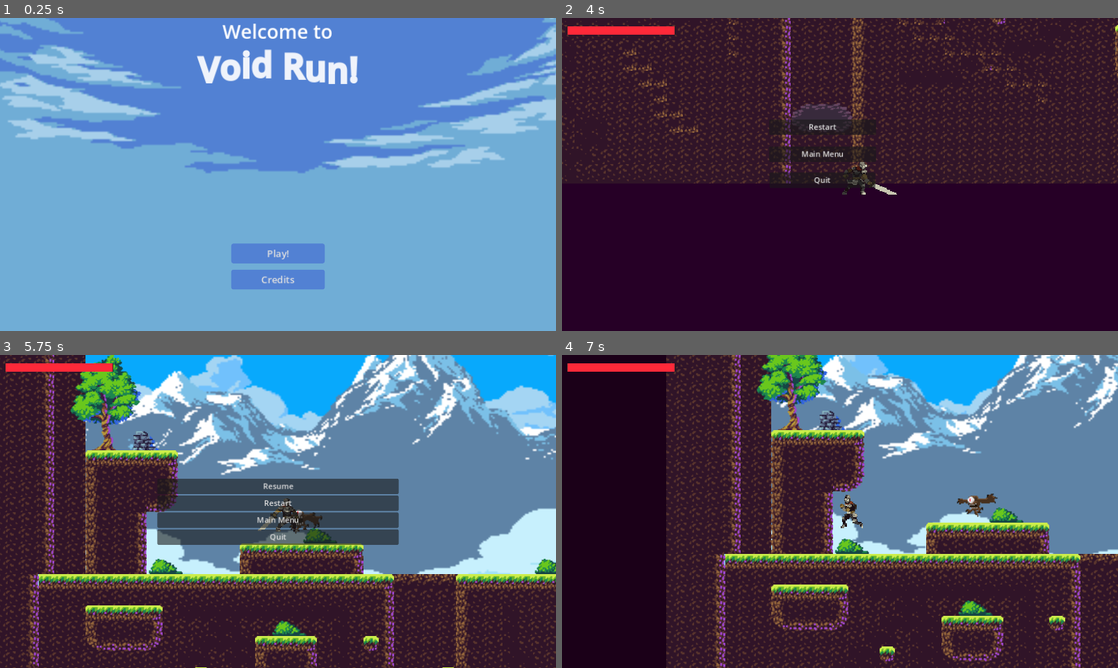
Above: before the commit, frames 1-4 (two rows, left to right).
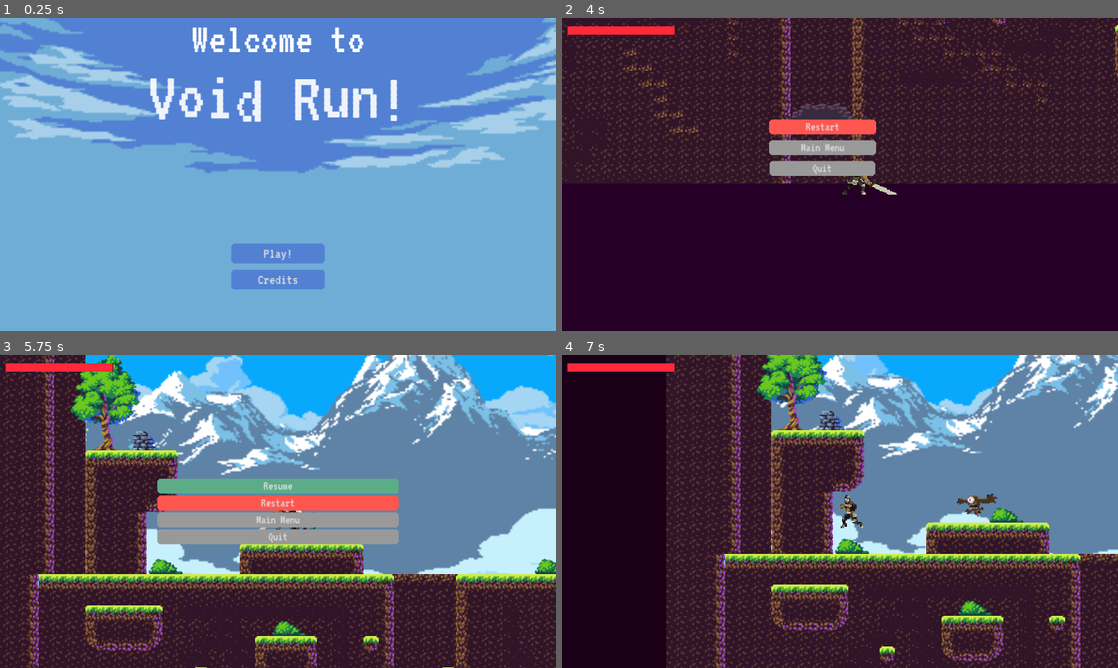
Above: after the commit, the same moments.

Repository: timowenz/stormbringer-trials
Game: Godot game, scene res://scenes/Menu.tscn
Two runs of this game, one before a commit and one after it. Both use one fixed random seed, a clock stepped at 60 frames per second and the inputs below.
Inputs:
- Up to frame 1 (0.25 s): no input
- Up to frame 2 (4 s): click "Play!" at 0.5 s; tap Enter (ui_accept) at 1.25, 1.52, 2.27, 3.77 s; hold Right (ui_right) 1.28-2.78 s; tap Q (attack) at 1.35, 3.6 s; tap W (attack2) at 2.1 s; hold Left (ui_left) 2.78-3.53 s; tap Down (crouch) at 2.85 s; hold Right (ui_right) from 3.53 s (still down)
- Up to frame 3 (5.75 s): release Right (ui_right) at 4.25 s; click "Restart" at 4.25 s; hold Right (ui_right) from 5.03 s (still down); tap W (attack2) at 5.1 s; tap Enter (ui_accept) at 5.27 s; tap P (pause) at 5.65 s
- Up to frame 4 (7 s): release Right (ui_right) at 5.75 s; click "Restart" at 5.75 s; hold Left (ui_left) from 6.53 s (still down); tap Down (crouch) at 6.6 s; tap Enter (ui_accept) at 6.77 s

The runs differ from the first frame. In frame 1, 5.0% of the frame differs, in the area x 27-72%, y 1-87%; in frame 2, 3.1%; in frame 3, 8.6%, in the area x 28-72%, y 39-61%; in frame 4, nothing differs.

Commit message:
feat: new font, new menu design

Diff:
--- a/scenes/GameOver.tscn
+++ b/scenes/GameOver.tscn
@@ -1,4 +1,74 @@
-[gd_scene format=3 uid="uid://b0vo331jnx4uy"]
+[gd_scene load_steps=11 format=3 uid="uid://b0vo331jnx4uy"]
+
+[ext_resource type="FontFile" uid="uid://dcb0ubutt01q4" path="res://assets/fonts/VT323 font/VT323-Regular.ttf" id="1_ngah3"]
+
+[sub_resource type="StyleBoxFlat" id="StyleBoxFlat_t4emn"]
+bg_color = Color(1, 0.337255, 0.313726, 1)
+corner_radius_top_left = 5
+corner_radius_top_right = 5
+corner_radius_bottom_right = 5
+corner_radius_bottom_left = 5
+corner_detail = 1
+
+[sub_resource type="StyleBoxFlat" id="StyleBoxFlat_xgnok"]
+bg_color = Color(1, 0.576471, 0.533333, 1)
+corner_radius_top_left = 5
+corner_radius_top_right = 5
+corner_radius_bottom_right = 5
+corner_radius_bottom_left = 5
+corner_detail = 1
+
+[sub_resource type="StyleBoxFlat" id="StyleBoxFlat_qrvw2"]
+bg_color = Color(1, 0.341176, 0.313726, 1)
+corner_radius_top_left = 5
+corner_radius_top_right = 5
+corner_radius_bottom_right = 5
+corner_radius_bottom_left = 5
+corner_detail = 1
+
+[sub_resource type="StyleBoxFlat" id="StyleBoxFlat_yar54"]
+corner_radius_top_left = 5
+corner_radius_top_right = 5
+corner_radius_bottom_right = 5
+corner_radius_bottom_left = 5
+corner_detail = 1
+
+[sub_resource type="StyleBoxFlat" id="StyleBoxFlat_l5wal"]
+bg_color = Color(0.686275, 0.686275, 0.686275, 1)
+corner_radius_top_left = 5
+corner_radius_top_right = 5
+corner_radius_bottom_right = 5
+corner_radius_bottom_left = 5
+corner_detail = 1
+
+[sub_resource type="StyleBoxFlat" id="StyleBoxFlat_s7tgd"]
+corner_radius_top_left = 5
+corner_radius_top_right = 5
+corner_radius_bottom_right = 5
+corner_radius_bottom_left = 5
+corner_detail = 1
+
+[sub_resource type="StyleBoxFlat" id="StyleBoxFlat_c0yqf"]
+corner_radius_top_left = 5
+corner_radius_top_right = 5
+corner_radius_bottom_right = 5
+corner_radius_bottom_left = 5
+corner_detail = 1
+
+[sub_resource type="StyleBoxFlat" id="StyleBoxFlat_8w65s"]
+bg_color = Color(0.686275, 0.686275, 0.686275, 1)
+corner_radius_top_left = 5
+corner_radius_top_right = 5
+corner_radius_bottom_right = 5
+corner_radius_bottom_left = 5
+corner_detail = 1
+
+[sub_resource type="StyleBoxFlat" id="StyleBoxFlat_84wo0"]
+corner_radius_top_left = 5
+corner_radius_top_right = 5
+corner_radius_bottom_right = 5
+corner_radius_bottom_left = 5
+corner_detail = 1
 
 [node name="CanvasLayer" type="CanvasLayer"]
 
@@ -7,23 +77,38 @@
 offset_top = 210.0
 offset_right = 651.0
 offset_bottom = 241.0
+theme_override_fonts/font = ExtResource("1_ngah3")
+theme_override_font_sizes/font_size = 25
+theme_override_styles/normal = SubResource("StyleBoxFlat_t4emn")
+theme_override_styles/hover = SubResource("StyleBoxFlat_xgnok")
+theme_override_styles/pressed = SubResource("StyleBoxFlat_qrvw2")
 text = "Restart
 "
 
 [node name="MainMenu" type="Button" parent="."]
 offset_left = 429.0
-offset_top = 266.0
+offset_top = 253.0
 offset_right = 651.0
-offset_bottom = 297.0
+offset_bottom = 284.0
+theme_override_fonts/font = ExtResource("1_ngah3")
+theme_override_font_sizes/font_size = 25
+theme_override_styles/normal = SubResource("StyleBoxFlat_yar54")
+theme_override_styles/hover = SubResource("StyleBoxFlat_l5wal")
+theme_override_styles/pressed = SubResource("StyleBoxFlat_s7tgd")
 text = "Main Menu
 "
 
 [node name="Quit" type="Button" parent="."]
 offset_left = 430.0
-offset_top = 320.0
+offset_top = 296.0
 offset_right = 649.0
-offset_bottom = 351.0
+offset_bottom = 327.0
 size_flags_horizontal = 4
 size_flags_vertical = 4
+theme_override_fonts/font = ExtResource("1_ngah3")
+theme_override_font_sizes/font_size = 25
+theme_override_styles/normal = SubResource("StyleBoxFlat_c0yqf")
+theme_override_styles/hover = SubResource("StyleBoxFlat_8w65s")
+theme_override_styles/pressed = SubResource("StyleBoxFlat_84wo0")
 text = "Quit
 "
--- a/scenes/Menu.tscn
+++ b/scenes/Menu.tscn
@@ -1,7 +1,8 @@
-[gd_scene load_steps=13 format=3 uid="uid://g851gkjp4fxq"]
+[gd_scene load_steps=14 format=3 uid="uid://g851gkjp4fxq"]
 
 [ext_resource type="Texture2D" uid="uid://dwd8xv8npm6gv" path="res://assets/tileset/BG1.png" id="1_uq56c"]
 [ext_resource type="Script" path="res://scripts/Menu.gd" id="1_y5dmf"]
+[ext_resource type="FontFile" uid="uid://dcb0ubutt01q4" path="res://assets/fonts/VT323 font/VT323-Regular.ttf" id="3_1hjbe"]
 [ext_resource type="AudioStream" uid="uid://hkm203sc233e" path="res://assets/music/Platformer Music 8-bit Arcade Mode.mp3" id="3_qoq06"]
 
 [sub_resource type="StyleBoxFlat" id="StyleBoxFlat_c6xwg"]
@@ -10,6 +11,7 @@
 corner_radius_top_right = 5
 corner_radius_bottom_right = 5
 corner_radius_bottom_left = 5
+corner_detail = 1
 
 [sub_resource type="StyleBoxFlat" id="StyleBoxFlat_j0xdm"]
 bg_color = Color(0.413201, 0.585919, 0.884277, 1)
@@ -17,6 +19,7 @@
 corner_radius_top_right = 5
 corner_radius_bottom_right = 5
 corner_radius_bottom_left = 5
+corner_detail = 1
 
 [sub_resource type="StyleBoxFlat" id="StyleBoxFlat_kkxfi"]
 bg_color = Color(0.321569, 0.505882, 0.827451, 1)
@@ -24,6 +27,7 @@
 corner_radius_top_right = 5
 corner_radius_bottom_right = 5
 corner_radius_bottom_left = 5
+corner_detail = 1
 
 [sub_resource type="StyleBoxFlat" id="StyleBoxFlat_1mmtq"]
 bg_color = Color(0.411765, 0.584314, 0.882353, 1)
@@ -31,6 +35,7 @@
 corner_radius_top_right = 5
 corner_radius_bottom_right = 5
 corner_radius_bottom_left = 5
+corner_detail = 1
 
 [sub_resource type="StyleBoxFlat" id="StyleBoxFlat_7wrxo"]
 bg_color = Color(0.321569, 0.505882, 0.827451, 1)
@@ -38,6 +43,7 @@
 corner_radius_top_right = 5
 corner_radius_bottom_right = 5
 corner_radius_bottom_left = 5
+corner_detail = 1
 
 [sub_resource type="StyleBoxFlat" id="StyleBoxFlat_1qdgf"]
 bg_color = Color(0.654902, 0.811765, 0.917647, 1)
@@ -45,6 +51,7 @@
 corner_radius_top_right = 5
 corner_radius_bottom_right = 5
 corner_radius_bottom_left = 5
+corner_detail = 1
 
 [sub_resource type="StyleBoxFlat" id="StyleBoxFlat_f3m5n"]
 bg_color = Color(1, 0, 0, 1)
@@ -52,6 +59,7 @@
 corner_radius_top_right = 5
 corner_radius_bottom_right = 5
 corner_radius_bottom_left = 5
+corner_detail = 1
 
 [sub_resource type="StyleBoxFlat" id="StyleBoxFlat_lh8o3"]
 bg_color = Color(1, 0.434811, 0.36614, 1)
@@ -59,6 +67,7 @@
 corner_radius_top_right = 5
 corner_radius_bottom_right = 5
 corner_radius_bottom_left = 5
+corner_detail = 1
 
 [sub_resource type="StyleBoxFlat" id="StyleBoxFlat_wmnjn"]
 bg_color = Color(1, 0, 0, 1)
@@ -66,6 +75,7 @@
 corner_radius_top_right = 5
 corner_radius_bottom_right = 5
 corner_radius_bottom_left = 5
+corner_detail = 1
 
 [node name="Menu" type="Control"]
 layout_mode = 3
@@ -93,15 +103,19 @@
 
 [node name="RichTextLabel" type="RichTextLabel" parent="TopControl"]
 layout_mode = 1
-anchors_preset = 15
-anchor_right = 1.0
-anchor_bottom = 1.0
-grow_horizontal = 2
-grow_vertical = 2
-theme_override_font_sizes/normal_font_size = 40
+anchors_preset = -1
+anchor_left = -0.347727
+anchor_top = -0.0105263
+anchor_right = 1.34773
+anchor_bottom = 1.52632
+grow_horizontal = 2
+grow_vertical = 2
+theme_override_fonts/normal_font = ExtResource("3_1hjbe")
+theme_override_fonts/bold_font = ExtResource("3_1hjbe")
+theme_override_font_sizes/normal_font_size = 90
 bbcode_enabled = true
 text = "[center]Welcome to
-[b][font_size=70][pulse freq=1][wave amp=60]Void Run![/wave][/pulse][/font_size][/b][/center]
+[b][font_size=150][pulse freq=1][wave amp=60]Void Run![/wave][/pulse][/font_size][/b][/center]
 "
 metadata/_edit_use_anchors_ = true
 
@@ -129,7 +143,8 @@
 offset_bottom = 102.0
 grow_horizontal = 2
 theme_override_constants/icon_max_width = 30
-theme_override_font_sizes/font_size = 20
+theme_override_fonts/font = ExtResource("3_1hjbe")
+theme_override_font_sizes/font_size = 30
 theme_override_styles/normal = SubResource("StyleBoxFlat_c6xwg")
 theme_override_styles/hover = SubResource("StyleBoxFlat_j0xdm")
 theme_override_styles/pressed = SubResource("StyleBoxFlat_kkxfi")
@@ -146,7 +161,8 @@
 offset_bottom = 156.0
 grow_horizontal = 2
 theme_override_constants/icon_max_width = 30
-theme_override_font_sizes/font_size = 20
+theme_override_fonts/font = ExtResource("3_1hjbe")
+theme_override_font_sizes/font_size = 30
 theme_override_styles/normal = SubResource("StyleBoxFlat_c6xwg")
 theme_override_styles/hover = SubResource("StyleBoxFlat_1mmtq")
 theme_override_styles/pressed = SubResource("StyleBoxFlat_7wrxo")
@@ -169,17 +185,18 @@
 [node name="CloseButton" type="Button" parent="CreditSheet"]
 layout_mode = 1
 anchors_preset = -1
-anchor_left = 0.870518
-anchor_top = 0.0394737
-anchor_right = 0.977092
-anchor_bottom = 0.107456
+anchor_left = 0.946833
+anchor_top = 0.0386473
+anchor_right = 0.979638
+anchor_bottom = 0.10628
 offset_left = 2.36034e-05
 grow_horizontal = 0
+theme_override_fonts/font = ExtResource("3_1hjbe")
 theme_override_font_sizes/font_size = 15
 theme_override_styles/normal = SubResource("StyleBoxFlat_f3m5n")
 theme_override_styles/hover = SubResource("StyleBoxFlat_lh8o3")
 theme_override_styles/pressed = SubResource("StyleBoxFlat_wmnjn")
-text = "Close"
+text = "X"
 metadata/_edit_use_anchors_ = true
 
 [node name="CreditsLabel" type="Label" parent="CreditSheet"]
@@ -188,6 +205,7 @@
 anchor_top = 0.0241228
 anchor_right = 0.108566
 anchor_bottom = 0.114035
+theme_override_fonts/font = ExtResource("3_1hjbe")
 theme_override_font_sizes/font_size = 30
 text = "CREDITS"
 metadata/_edit_use_anchors_ = true
@@ -203,13 +221,15 @@
 grow_horizontal = 2
 grow_vertical = 2
 theme_override_colors/default_color = Color(0.421731, 0.421731, 0.421731, 1)
+theme_override_fonts/normal_font = ExtResource("3_1hjbe")
+theme_override_font_sizes/normal_font_size = 20
 bbcode_enabled = true
 text = "- Tileset: [url]https://aamatniekss.itch.io/free-pixelart-tileset-cute-forest[/url]
 - Knight Asset: [url]https://aamatniekss.itch.io/fantasy-knight-free-pixelart-animated-character[/url]
 - Enemy Asset: [url]https://luizmelo.itch.io/monsters-creatures-fantasy[/url]
 - Boss Assets: [url]https://creativekind.itch.io/necromancer-free[/url] [url]https://creativekind.itch.io/nightborne-warrior[/url]
 - Music Assets: [url]https://pixabay.com/music/search/platformer/[/url]
-"
+- Font Asset: [url]https://fonts.google.com/specimen/VT323?preview.text=Hel[/url]"
 metadata/_edit_use_anchors_ = true
 
 [node name="MaintainersLabel" type="Label" parent="CreditSheet"]
@@ -220,6 +240,8 @@
 anchor_right = 0.671946
 anchor_bottom = 0.125604
 theme_override_colors/font_color = Color(0.423529, 0.423529, 0.423529, 1)
+theme_override_fonts/font = ExtResource("3_1hjbe")
+theme_override_font_sizes/font_size = 20
 text = "Maintainers: Slaven Dzinic & Timo Wenz"
 horizontal_alignment = 1
 vertical_alignment = 1
--- a/scenes/PauseScreen.tscn
+++ b/scenes/PauseScreen.tscn
@@ -1,4 +1,97 @@
-[gd_scene format=3 uid="uid://cmva44s7chgwy"]
+[gd_scene load_steps=14 format=3 uid="uid://cmva44s7chgwy"]
+
+[ext_resource type="FontFile" uid="uid://dcb0ubutt01q4" path="res://assets/fonts/VT323 font/VT323-Regular.ttf" id="1_v4oni"]
+
+[sub_resource type="StyleBoxFlat" id="StyleBoxFlat_0neds"]
+bg_color = Color(0.361412, 0.674163, 0.533592, 1)
+corner_radius_top_left = 5
+corner_radius_top_right = 5
+corner_radius_bottom_right = 5
+corner_radius_bottom_left = 5
+corner_detail = 1
+
+[sub_resource type="StyleBoxFlat" id="StyleBoxFlat_biees"]
+bg_color = Color(0.409083, 0.73694, 0.588013, 1)
+corner_radius_top_left = 5
+corner_radius_top_right = 5
+corner_radius_bottom_right = 5
+corner_radius_bottom_left = 5
+corner_detail = 1
+
+[sub_resource type="StyleBoxFlat" id="StyleBoxFlat_5plu7"]
+bg_color = Color(0.360784, 0.67451, 0.533333, 1)
+corner_radius_top_left = 5
+corner_radius_top_right = 5
+corner_radius_bottom_right = 5
+corner_radius_bottom_left = 5
+corner_detail = 1
+
+[sub_resource type="StyleBoxFlat" id="StyleBoxFlat_xlp7d"]
+bg_color = Color(1, 0.337255, 0.313726, 1)
+corner_radius_top_left = 5
+corner_radius_top_right = 5
+corner_radius_bottom_right = 5
+corner_radius_bottom_left = 5
+corner_detail = 1
+
+[sub_resource type="StyleBoxFlat" id="StyleBoxFlat_7erhu"]
+bg_color = Color(1, 0.576471, 0.533333, 1)
+corner_radius_top_left = 5
+corner_radius_top_right = 5
+corner_radius_bottom_right = 5
+corner_radius_bottom_left = 5
+corner_detail = 1
+
+[sub_resource type="StyleBoxFlat" id="StyleBoxFlat_y4beo"]
+bg_color = Color(1, 0.337255, 0.313726, 1)
+corner_radius_top_left = 5
+corner_radius_top_right = 5
+corner_radius_bottom_right = 5
+corner_radius_bottom_left = 5
+corner_detail = 1
+
+[sub_resource type="StyleBoxFlat" id="StyleBoxFlat_dq8wl"]
+corner_radius_top_left = 5
+corner_radius_top_right = 5
+corner_radius_bottom_right = 5
+corner_radius_bottom_left = 5
+corner_detail = 1
+
+[sub_resource type="StyleBoxFlat" id="StyleBoxFlat_b11fn"]
+bg_color = Color(0.686275, 0.686275, 0.686275, 1)
+corner_radius_top_left = 5
+corner_radius_top_right = 5
+corner_radius_bottom_right = 5
+corner_radius_bottom_left = 5
+corner_detail = 1
+
+[sub_resource type="StyleBoxFlat" id="StyleBoxFlat_y2wga"]
+corner_radius_top_left = 5
+corner_radius_top_right = 5
+corner_radius_bottom_right = 5
+corner_radius_bottom_left = 5
+corner_detail = 1
+
+[sub_resource type="StyleBoxFlat" id="StyleBoxFlat_2a4i3"]
+corner_radius_top_left = 5
+corner_radius_top_right = 5
+corner_radius_bottom_right = 5
+corner_radius_bottom_left = 5
+corner_detail = 1
+
+[sub_resource type="StyleBoxFlat" id="StyleBoxFlat_pkfh1"]
+corner_radius_top_left = 5
+corner_radius_top_right = 5
+corner_radius_bottom_right = 5
+corner_radius_bottom_left = 5
+corner_detail = 1
+
+[sub_resource type="StyleBoxFlat" id="StyleBoxFlat_rn7y6"]
+corner_radius_top_left = 5
+corner_radius_top_right = 5
+corner_radius_bottom_right = 5
+corner_radius_bottom_left = 5
+corner_detail = 1
 
 [node name="Pause" type="CanvasLayer"]
 
@@ -7,6 +100,11 @@
 offset_top = 256.0
 offset_right = 826.0
 offset_bottom = 287.0
+theme_override_fonts/font = ExtResource("1_v4oni")
+theme_override_font_sizes/font_size = 25
+theme_override_styles/normal = SubResource("StyleBoxFlat_0neds")
+theme_override_styles/hover = SubResource("StyleBoxFlat_biees")
+theme_override_styles/pressed = SubResource("StyleBoxFlat_5plu7")
 text = "Resume"
 
 [node name="Restart" type="Button" parent="."]
@@ -14,6 +112,11 @@
 offset_top = 291.0
 offset_right = 826.0
 offset_bottom = 322.0
+theme_override_fonts/font = ExtResource("1_v4oni")
+theme_override_font_sizes/font_size = 25
+theme_override_styles/normal = SubResource("StyleBoxFlat_xlp7d")
+theme_override_styles/hover = SubResource("StyleBoxFlat_7erhu")
+theme_override_styles/pressed = SubResource("StyleBoxFlat_y4beo")
 text = "Restart"
 
 [node name="MainMenu" type="Button" parent="."]
@@ -21,6 +124,11 @@
 offset_top = 326.0
 offset_right = 826.0
 offset_bottom = 357.0
+theme_override_fonts/font = ExtResource("1_v4oni")
+theme_override_font_sizes/font_size = 25
+theme_override_styles/normal = SubResource("StyleBoxFlat_dq8wl")
+theme_override_styles/hover = SubResource("StyleBoxFlat_b11fn")
+theme_override_styles/pressed = SubResource("StyleBoxFlat_y2wga")
 text = "Main Menu"
 
 [node name="Quit" type="Button" parent="."]
@@ -28,4 +136,9 @@
 offset_top = 361.0
 offset_right = 826.0
 offset_bottom = 392.0
+theme_override_fonts/font = ExtResource("1_v4oni")
+theme_override_font_sizes/font_size = 25
+theme_override_styles/normal = SubResource("StyleBoxFlat_2a4i3")
+theme_override_styles/hover = SubResource("StyleBoxFlat_pkfh1")
+theme_override_styles/pressed = SubResource("StyleBoxFlat_rn7y6")
 text = "Quit"
--- a/scenes/WonScreen.tscn
+++ b/scenes/WonScreen.tscn
@@ -1,4 +1,74 @@
-[gd_scene format=3 uid="uid://ccrscj7aj4wtc"]
+[gd_scene load_steps=11 format=3 uid="uid://ccrscj7aj4wtc"]
+
+[ext_resource type="FontFile" uid="uid://dcb0ubutt01q4" path="res://assets/fonts/VT323 font/VT323-Regular.ttf" id="1_vr0v3"]
+
+[sub_resource type="StyleBoxFlat" id="StyleBoxFlat_y25b6"]
+bg_color = Color(1, 0.338689, 0.314572, 1)
+corner_radius_top_left = 5
+corner_radius_top_right = 5
+corner_radius_bottom_right = 5
+corner_radius_bottom_left = 5
+corner_detail = 1
+
+[sub_resource type="StyleBoxFlat" id="StyleBoxFlat_gq0ty"]
+bg_color = Color(1, 0.576086, 0.534672, 1)
+corner_radius_top_left = 5
+corner_radius_top_right = 5
+corner_radius_bottom_right = 5
+corner_radius_bottom_left = 5
+corner_detail = 1
+
+[sub_resource type="StyleBoxFlat" id="StyleBoxFlat_u2xvd"]
+bg_color = Color(1, 0.341176, 0.313726, 1)
+corner_radius_top_left = 5
+corner_radius_top_right = 5
+corner_radius_bottom_right = 5
+corner_radius_bottom_left = 5
+corner_detail = 1
+
+[sub_resource type="StyleBoxFlat" id="StyleBoxFlat_coud6"]
+corner_radius_top_left = 5
+corner_radius_top_right = 5
+corner_radius_bottom_right = 5
+corner_radius_bottom_left = 5
+corner_detail = 1
+
+[sub_resource type="StyleBoxFlat" id="StyleBoxFlat_n7ifw"]
+bg_color = Color(0.686275, 0.686275, 0.686275, 1)
+corner_radius_top_left = 5
+corner_radius_top_right = 5
+corner_radius_bottom_right = 5
+corner_radius_bottom_left = 5
+corner_detail = 1
+
+[sub_resource type="StyleBoxFlat" id="StyleBoxFlat_2o7f5"]
+corner_radius_top_left = 5
+corner_radius_top_right = 5
+corner_radius_bottom_right = 5
+corner_radius_bottom_left = 5
+corner_detail = 1
+
+[sub_resource type="StyleBoxFlat" id="StyleBoxFlat_gffok"]
+corner_radius_top_left = 5
+corner_radius_top_right = 5
+corner_radius_bottom_right = 5
+corner_radius_bottom_left = 5
+corner_detail = 1
+
+[sub_resource type="StyleBoxFlat" id="StyleBoxFlat_cbepu"]
+bg_color = Color(0.685146, 0.685146, 0.685146, 1)
+corner_radius_top_left = 5
+corner_radius_top_right = 5
+corner_radius_bottom_right = 5
+corner_radius_bottom_left = 5
+corner_detail = 1
+
+[sub_resource type="StyleBoxFlat" id="StyleBoxFlat_nqtwp"]
+corner_radius_top_left = 5
+corner_radius_top_right = 5
+corner_radius_bottom_right = 5
+corner_radius_bottom_left = 5
+corner_detail = 1
 
 [node name="CanvasLayer" type="CanvasLayer"]
 
@@ -7,6 +77,11 @@
 offset_top = 224.0
 offset_right = 826.0
 offset_bottom = 255.0
+theme_override_fonts/font = ExtResource("1_vr0v3")
+theme_override_font_sizes/font_size = 25
+theme_override_styles/normal = SubResource("StyleBoxFlat_y25b6")
+theme_override_styles/hover = SubResource("StyleBoxFlat_gq0ty")
+theme_override_styles/pressed = SubResource("StyleBoxFlat_u2xvd")
 text = "Restart"
 
 [node name="MainMenu" type="Button" parent="."]
@@ -14,6 +89,11 @@
 offset_top = 259.0
 offset_right = 826.0
 offset_bottom = 290.0
+theme_override_fonts/font = ExtResource("1_vr0v3")
+theme_override_font_sizes/font_size = 25
+theme_override_styles/normal = SubResource("StyleBoxFlat_coud6")
+theme_override_styles/hover = SubResource("StyleBoxFlat_n7ifw")
+theme_override_styles/pressed = SubResource("StyleBoxFlat_2o7f5")
 text = "Main Menu"
 
 [node name="Quit" type="Button" parent="."]
@@ -21,6 +101,11 @@
 offset_top = 294.0
 offset_right = 826.0
 offset_bottom = 325.0
+theme_override_fonts/font = ExtResource("1_vr0v3")
+theme_override_font_sizes/font_size = 25
+theme_override_styles/normal = SubResource("StyleBoxFlat_gffok")
+theme_override_styles/hover = SubResource("StyleBoxFlat_cbepu")
+theme_override_styles/pressed = SubResource("StyleBoxFlat_nqtwp")
 text = "Quit"
 
 [node name="Label" type="Label" parent="."]
@@ -37,6 +122,8 @@
 grow_horizontal = 2
 grow_vertical = 2
 scale = Vector2(2, 2)
+theme_override_fonts/font = ExtResource("1_vr0v3")
+theme_override_font_sizes/font_size = 50
 text = "You Won"
 horizontal_alignment = 1
 vertical_alignment = 1
Not shown, added: assets/fonts/VT323 font/OFL.txt
Binary file added: assets/fonts/VT323 font/VT323-Regular.ttf
Not shown, added: assets/fonts/VT323 font/VT323-Regular.ttf.import
